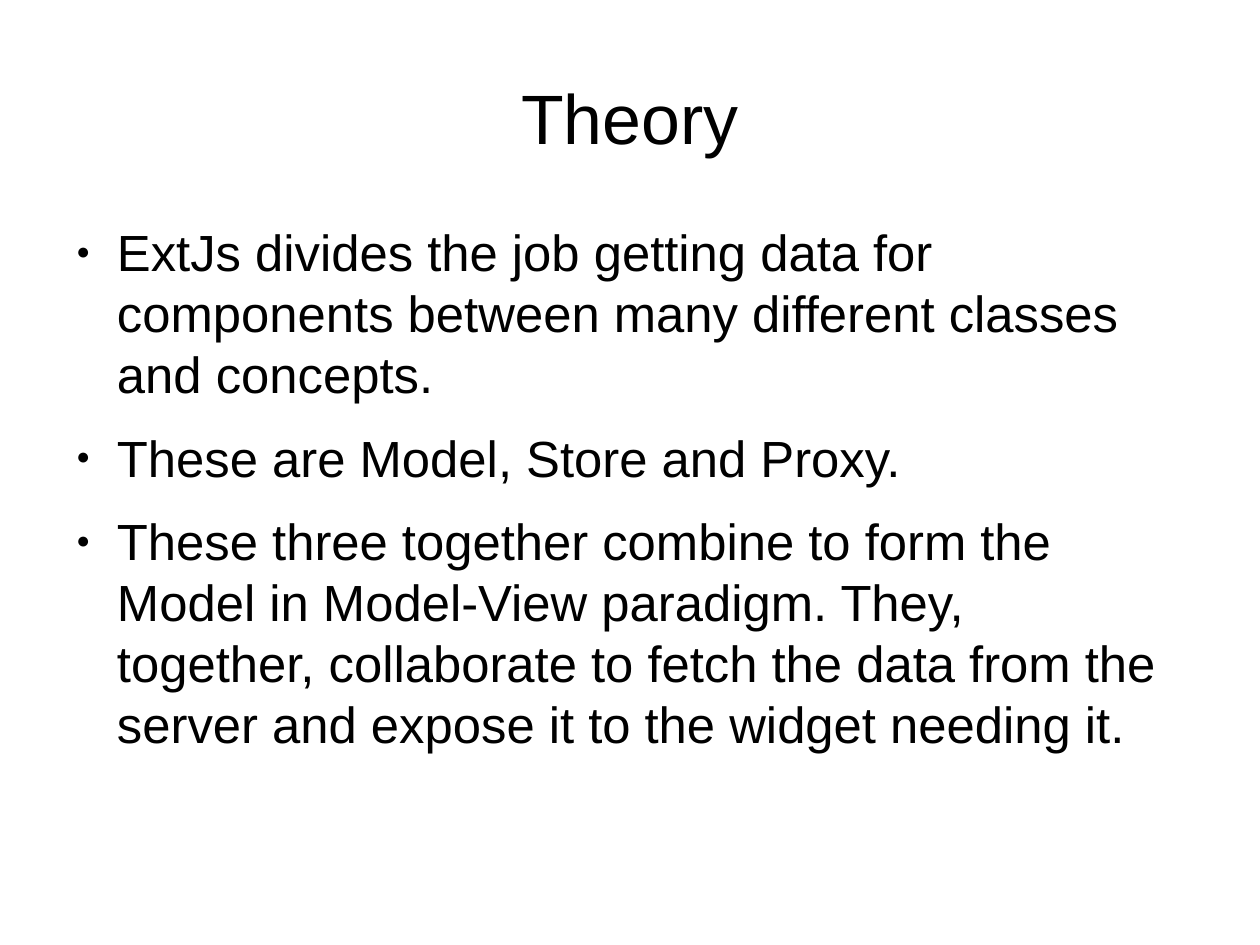
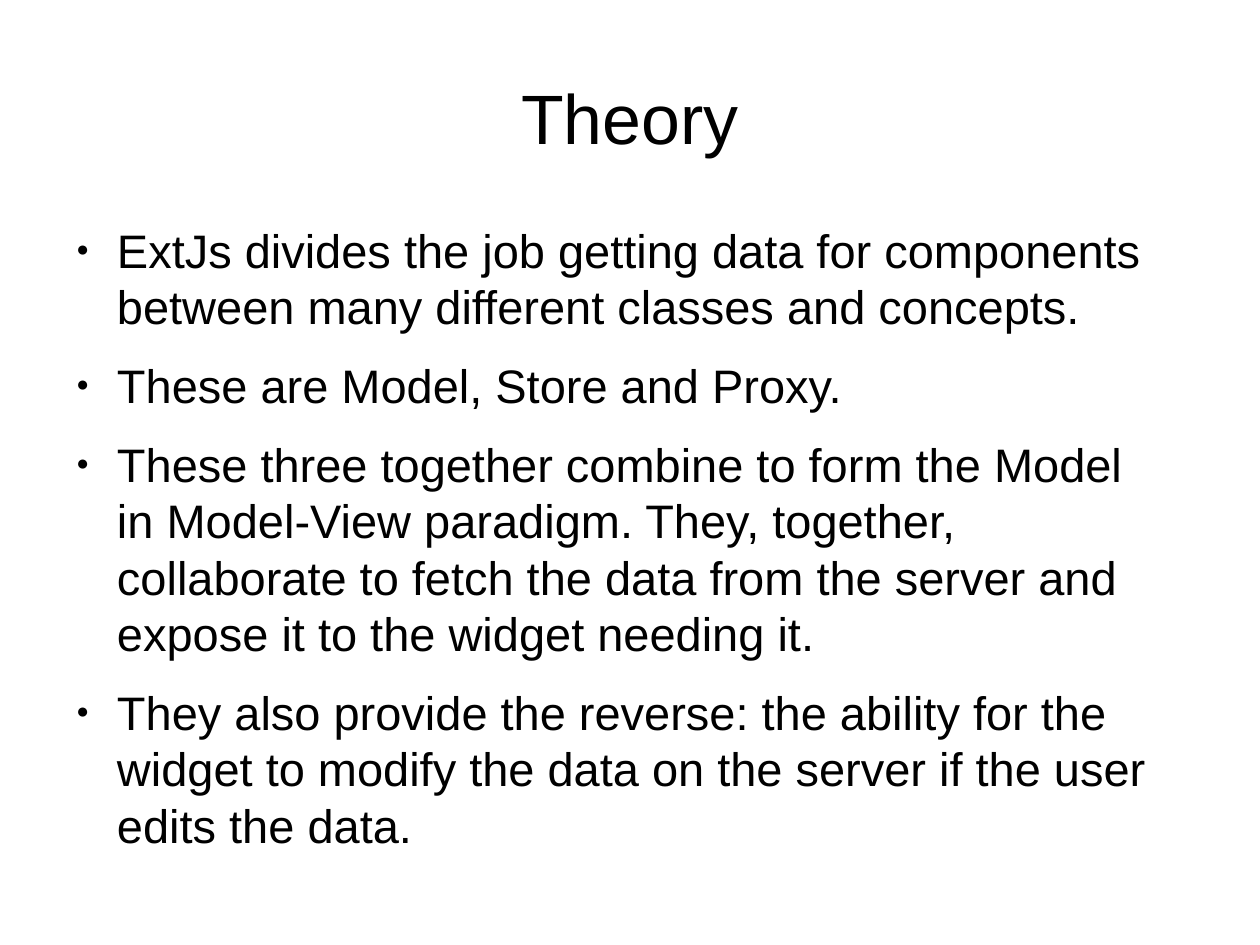
Before and after one commit to veltzer/demos, a slide deck: slide 2 of javascript/extjs/doc/extjs_data.odp. Drawn at 1260x945 pixels with LibreOffice and Linux fonts; fonts in the diff are those of the drawing. Boxes give left, top, right and bottom in pixels: in the first picture for what was removed or moved away, otherwise in the second. Text is boxed around its words. In the diff, an @@ line names an element or a change of style, - is before the commit and + after.

```diff
--- a/javascript/extjs/doc/extjs_data.odp
+++ b/javascript/extjs/doc/extjs_data.odp
@@ text at (x1=117, y1=234, x2=1140, y2=660): size 32 to 29.6 pt in "ExtJs divides the job getting data for ...", "These are Model, Store and Proxy.", "These three together combine to form the ..." @@
@@ text at (x1=117, y1=696, x2=1145, y2=795): paragraph added @@
+● They also provide the reverse: the ability for the widget to modify the data on the server if the user edits the data.
```
Also in this commit, not shown: 1 other slide changed, 8 slides added, 6 other files.
